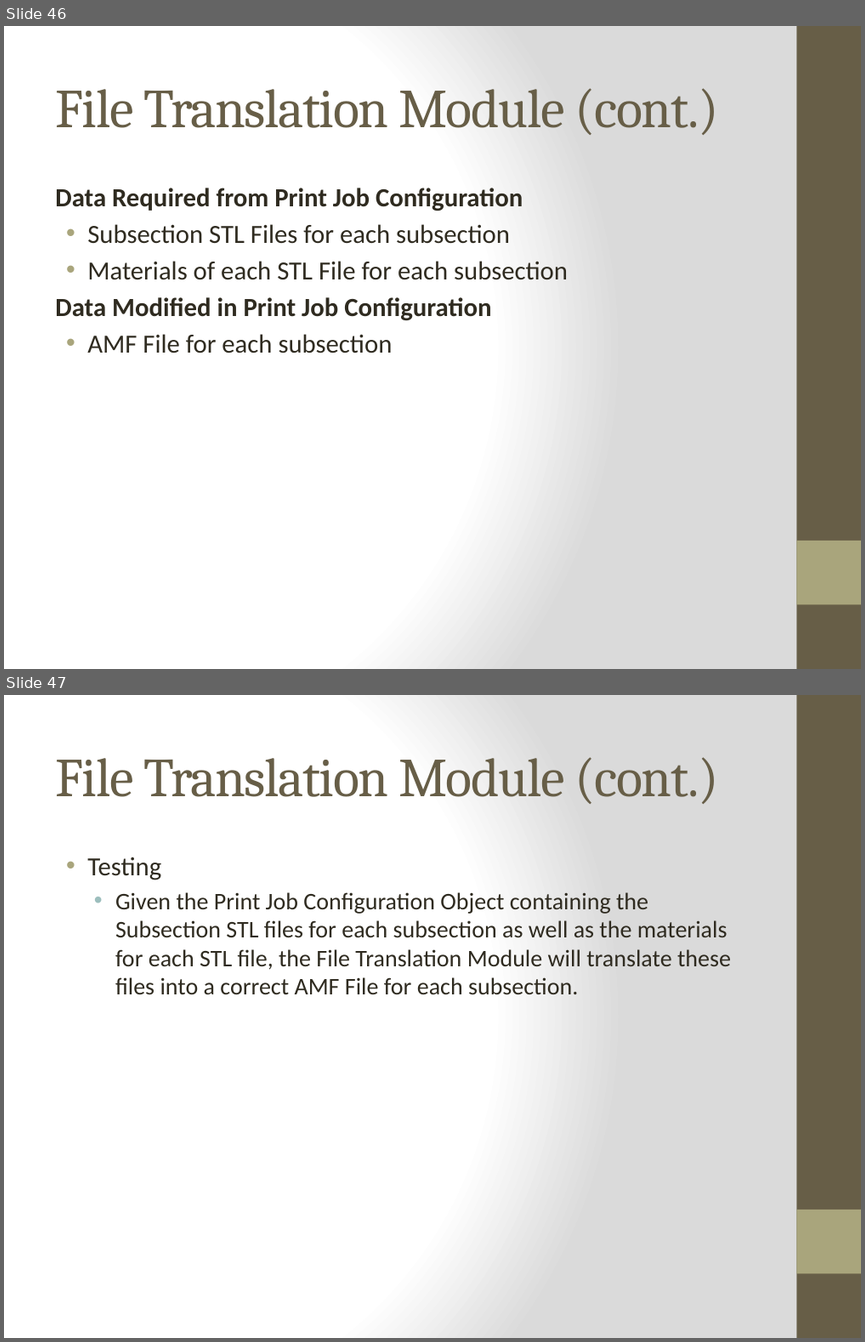
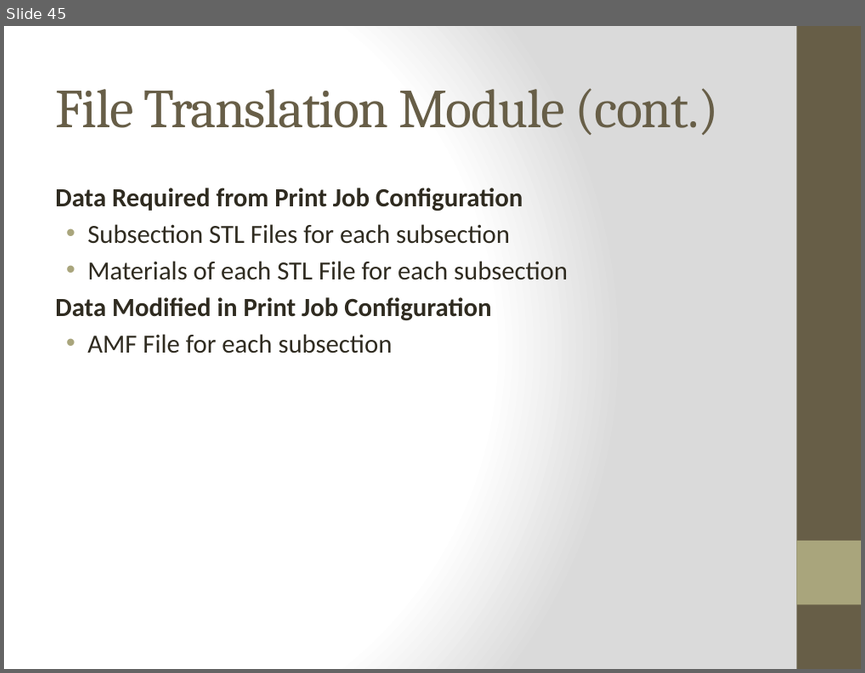
Before and after one commit to qpHalcy0n/SRDesign, a slide deck: DDS Presentation/Team Ink3d DDS.pptx. Shown one above the other, each under a label of ours: slides 46 and 47 before the commit, slide 45 after it. The pictures are 865x1342 and 865x673 pixels, drawn with LibreOffice and Linux fonts; fonts in the diff are those of the drawing. Boxes give left, top, right and bottom in pixels: in the first picture for what was removed or moved away, otherwise in the second. Text is boxed around its words. In the diff, an @@ line names an element or a change of style, - is before the commit and + after.

```diff
--- a/DDS Presentation/Team Ink3d DDS.pptx
+++ b/DDS Presentation/Team Ink3d DDS.pptx
@@ slide 47 removed at (4, 695, 861, 1338), background gradient #FFFFFF to #DADADA; not listed: 2 template elements that a slide beside it also shows @@
@@ title removed at (55, 757, 719, 804) @@
-File Translation Module (cont.)
@@ text removed at (87, 857, 731, 994) @@
-• Testing
-  • Given the Print Job Configuration Object containing the Subsection STL files for each subsection as well as the materials for each STL file, the File Translation Module will translate these files into a correct AMF File for each subsection.
@@ what was slide 46 is now slide 45 @@
```
Also in this commit, not shown: 1 slide changed, 4 other slides removed.
